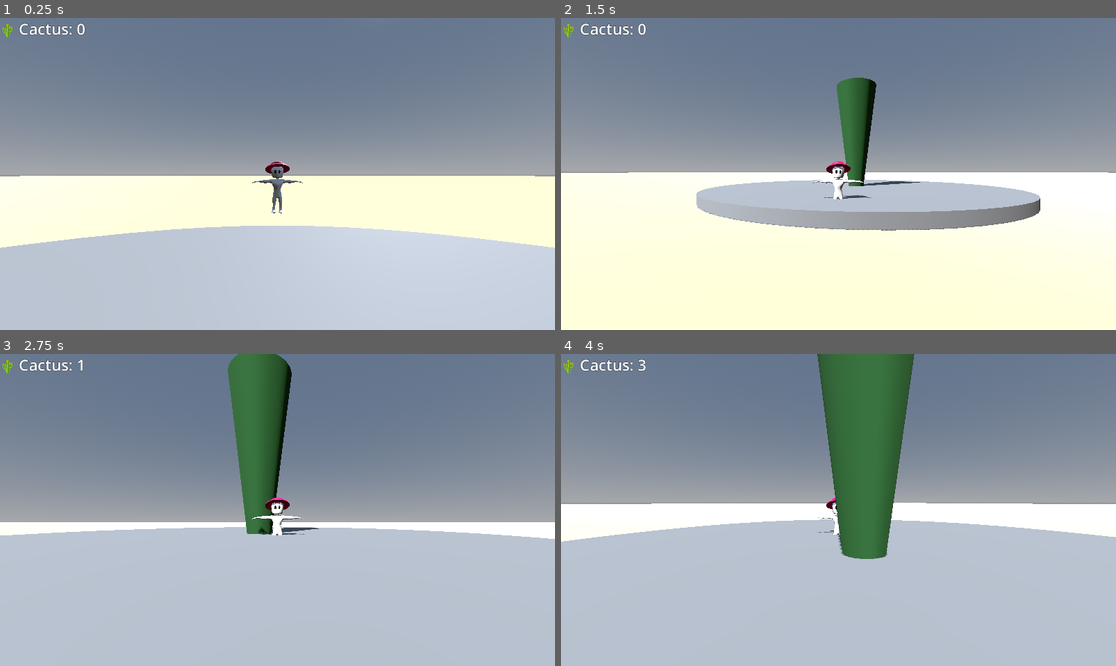
Above: before the commit, frames 1-4 (two rows, left to right).
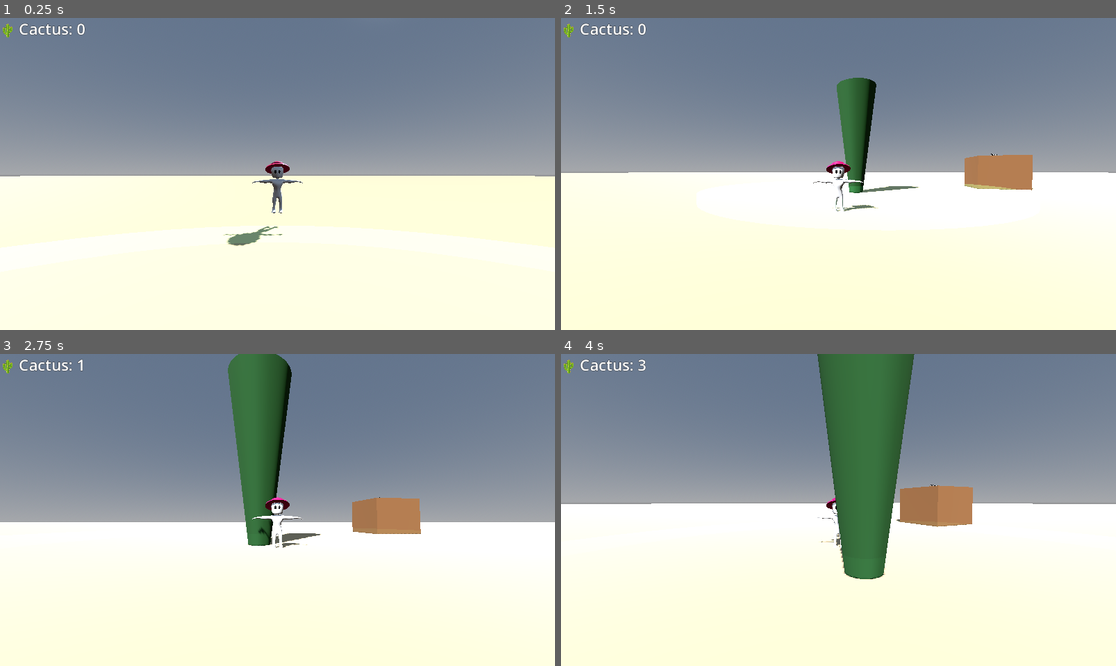
Above: after the commit, the same moments.

Repository: cactuszdre/cactusidle
Game: Godot game, scene res://scenes/main.tscn
Same seed, same stepped clock (60 frames per second), same inputs: the game is played once before the commit and once after it.
Inputs (mouse positions are in pixels of both pictures, inside the frame that each line leads up to):
- Up to frame 1 (0.25 s): no input
- Up to frame 2 (1.5 s): tap Enter at 0.5 s; move the mouse to (866, 174) at 0.52 s; hold W (avancer) from 0.53 s (still down); tap E at 0.6 s; move the mouse to (810, 174) at 1.27 s; tap S (reculer) at 1.35 s
- Up to frame 3 (2.75 s): keep holding W (avancer); tap E at 1.55, 2.1 s; move the mouse to (288, 503) at 2.02 s
- Up to frame 4 (4 s): keep holding W (avancer); move the mouse to (832, 516) at 2.77 s; tap E at 2.85, 3.8 s; move the mouse to (877, 513) at 3.52 s; hold S (reculer) from 3.53 s (still down)

The runs differ from the first frame. In frame 1, 31% of the frame differs, in the area x 0-100%, y 66-100%; in frame 2, 9.3%; in frame 3, 44%; in frame 4, 45%, in the area x 0-100%, y 41-100%.

Commit message:
Ajout du shop

Diff:
--- a/scenes/cactus_giant.tscn
+++ b/scenes/cactus_giant.tscn
@@ -1,6 +1,7 @@
-[gd_scene load_steps=7 format=3 uid="uid://dvr746oenhjrb"]
+[gd_scene load_steps=8 format=3 uid="uid://dvr746oenhjrb"]
 
 [ext_resource type="Script" uid="uid://be2xmlaehwb6i" path="res://scripts/cactus_aura.gd" id="1_k0qvd"]
+[ext_resource type="Shader" path="res://shaders/cactus_aura.gdshader" id="2_c33lm"]
 
 [sub_resource type="StandardMaterial3D" id="StandardMaterial3D_5x8tw"]
 albedo_color = Color(0.1764706, 0.37254903, 0.18039216, 1)
@@ -15,6 +16,16 @@
 radius = 10.0
 
 [sub_resource type="ShaderMaterial" id="ShaderMaterial_5x8tw"]
+shader = ExtResource("2_c33lm")
+shader_parameter/main_color = Color(0.290196, 0.933333, 0.513725, 1)
+shader_parameter/inner_radius = 4.0
+shader_parameter/outer_radius = 10.0
+shader_parameter/height = 0.5
+shader_parameter/softness = 1.3
+shader_parameter/alpha_strength = 0.45
+shader_parameter/emission_strength = 2.5
+shader_parameter/pulse_speed = 1.4
+shader_parameter/pulse_strength = 0.3
 
 [sub_resource type="CylinderMesh" id="CylinderMesh_5x8tw"]
 top_radius = 10.0
--- a/scenes/main.tscn
+++ b/scenes/main.tscn
@@ -1,8 +1,10 @@
-[gd_scene load_steps=10 format=3 uid="uid://cfivm8uwuhy4g"]
+[gd_scene load_steps=15 format=3 uid="uid://cfivm8uwuhy4g"]
 
 [ext_resource type="PackedScene" uid="uid://dvr746oenhjrb" path="res://scenes/cactus_giant.tscn" id="1_0wfyh"]
 [ext_resource type="Script" uid="uid://c6todyf7mjm1x" path="res://scripts/game_manager.gd" id="2_sugp2"]
 [ext_resource type="PackedScene" uid="uid://8edeer2dyx8r" path="res://scenes/Player.tscn" id="3_sugp2"]
+[ext_resource type="Script" path="res://scripts/shop.gd" id="4_0mxmm"]
+[ext_resource type="Script" path="res://scripts/shop_ui.gd" id="5_7p0a5"]
 
 [sub_resource type="ProceduralSkyMaterial" id="ProceduralSkyMaterial_jyhfs"]
 
@@ -22,6 +24,17 @@
 
 [sub_resource type="BoxShape3D" id="BoxShape3D_sugp2"]
 size = Vector3(50, 0, 50)
+
+[sub_resource type="StandardMaterial3D" id="StandardMaterial3D_shop"]
+albedo_color = Color(0.611765, 0.415686, 0.25098, 1)
+
+[sub_resource type="BoxMesh" id="BoxMesh_shop"]
+material = SubResource("StandardMaterial3D_shop")
+size = Vector3(4, 3, 4)
+
+[sub_resource type="CylinderShape3D" id="CylinderShape3D_shop"]
+radius = 4.5
+height = 2.5
 
 [node name="Main" type="Node3D"]
 
@@ -56,5 +69,143 @@
 theme_override_font_sizes/font_size = 32
 text = "🌵 Cactus: 0"
 
+[node name="ShopPrompt" type="Label" parent="HUD"]
+visible = false
+anchor_left = 0.5
+anchor_top = 0.85
+anchor_right = 0.5
+anchor_bottom = 0.85
+offset_left = -200.0
+offset_right = 200.0
+offset_top = -20.0
+offset_bottom = 20.0
+horizontal_alignment = 1
+theme_override_font_sizes/font_size = 24
+text = "Approchez-vous de l'échoppe"
+
+[node name="ShopUI" type="Control" parent="HUD"]
+unique_name_in_owner = true
+visible = false
+anchor_left = 0.5
+anchor_top = 0.5
+anchor_right = 0.5
+anchor_bottom = 0.5
+offset_left = -220.0
+offset_right = 220.0
+offset_top = -180.0
+offset_bottom = 180.0
+script = ExtResource("5_7p0a5")
+
+[node name="Panel" type="Panel" parent="HUD/ShopUI"]
+anchor_right = 1.0
+anchor_bottom = 1.0
+
+[node name="MarginContainer" type="MarginContainer" parent="HUD/ShopUI/Panel"]
+anchor_right = 1.0
+anchor_bottom = 1.0
+theme_override_constants/margin_left = 16
+theme_override_constants/margin_top = 16
+theme_override_constants/margin_right = 16
+theme_override_constants/margin_bottom = 16
+
+[node name="VBox" type="VBoxContainer" parent="HUD/ShopUI/Panel/MarginContainer"]
+anchor_right = 1.0
+anchor_bottom = 1.0
+grow_horizontal = 2
+grow_vertical = 2
+
+[node name="Title" type="Label" parent="HUD/ShopUI/Panel/MarginContainer/VBox"]
+theme_override_font_sizes/font_size = 30
+horizontal_alignment = 1
+text = "Échoppe du désert"
+
+[node name="Subtitle" type="Label" parent="HUD/ShopUI/Panel/MarginContainer/VBox"]
+theme_override_font_sizes/font_size = 18
+horizontal_alignment = 1
+text = "Achetez des terrains fertiles"
+
+[node name="HSeparator" type="HSeparator" parent="HUD/ShopUI/Panel/MarginContainer/VBox"]
+
+[node name="TerrainList" type="VBoxContainer" parent="HUD/ShopUI/Panel/MarginContainer/VBox"]
+unique_name_in_owner = true
+size_flags_vertical = 3
+custom_minimum_size = Vector2(0, 180)
+theme_override_constants/separation = 14
+
+[node name="SmallPlot" type="HBoxContainer" parent="HUD/ShopUI/Panel/MarginContainer/VBox/TerrainList"]
+size_flags_horizontal = 3
+theme_override_constants/separation = 12
+
+[node name="Details" type="VBoxContainer" parent="HUD/ShopUI/Panel/MarginContainer/VBox/TerrainList/SmallPlot"]
+size_flags_horizontal = 3
+
+[node name="Name" type="Label" parent="HUD/ShopUI/Panel/MarginContainer/VBox/TerrainList/SmallPlot/Details"]
+theme_override_font_sizes/font_size = 22
+text = "Parcelle sableuse"
+
+[node name="Description" type="Label" parent="HUD/ShopUI/Panel/MarginContainer/VBox/TerrainList/SmallPlot/Details"]
+theme_override_font_sizes/font_size = 16
+modulate = Color(1, 1, 1, 0.86)
+text = "Une petite zone idéale pour planter vos premiers cactus."
+
+[node name="PriceLabel" type="Label" parent="HUD/ShopUI/Panel/MarginContainer/VBox/TerrainList/SmallPlot"]
+theme_override_font_sizes/font_size = 20
+text = "150 cactus"
+
+[node name="BuyButton" type="Button" parent="HUD/ShopUI/Panel/MarginContainer/VBox/TerrainList/SmallPlot"]
+text = "Acheter"
+
+[node name="LargePlot" type="HBoxContainer" parent="HUD/ShopUI/Panel/MarginContainer/VBox/TerrainList"]
+size_flags_horizontal = 3
+theme_override_constants/separation = 12
+
+[node name="Details" type="VBoxContainer" parent="HUD/ShopUI/Panel/MarginContainer/VBox/TerrainList/LargePlot"]
+size_flags_horizontal = 3
+
+[node name="Name" type="Label" parent="HUD/ShopUI/Panel/MarginContainer/VBox/TerrainList/LargePlot/Details"]
+theme_override_font_sizes/font_size = 22
+text = "Dune luxuriante"
+
+[node name="Description" type="Label" parent="HUD/ShopUI/Panel/MarginContainer/VBox/TerrainList/LargePlot/Details"]
+theme_override_font_sizes/font_size = 16
+modulate = Color(1, 1, 1, 0.86)
+text = "Étendard premium avec irrigation naturelle."
+
+[node name="PriceLabel" type="Label" parent="HUD/ShopUI/Panel/MarginContainer/VBox/TerrainList/LargePlot"]
+theme_override_font_sizes/font_size = 20
+text = "600 cactus"
+
+[node name="BuyButton" type="Button" parent="HUD/ShopUI/Panel/MarginContainer/VBox/TerrainList/LargePlot"]
+text = "Acheter"
+
+[node name="Hint" type="Label" parent="HUD/ShopUI/Panel/MarginContainer/VBox"]
+theme_override_font_sizes/font_size = 16
+horizontal_alignment = 1
+text = "(Fonctionnalité d'achat à venir)"
+
+[node name="CloseButton" type="Button" parent="HUD/ShopUI/Panel/MarginContainer/VBox"]
+unique_name_in_owner = true
+size_flags_horizontal = 4
+text = "Fermer"
+
 [node name="Player" parent="." groups=["Player"] instance=ExtResource("3_sugp2")]
 transform = Transform3D(-1, 0, -8.742278e-08, 0, 1, 0, 8.742278e-08, 0, -1, 0, 1.1925354, 11.981886)
+
+[node name="Shop" type="Area3D" parent="."]
+transform = Transform3D(1, 0, 0, 0, 1, 0, 0, 0, 1, 12, 0, -8)
+script = ExtResource("4_0mxmm")
+shop_ui_path = NodePath("../HUD/ShopUI")
+prompt_label_path = NodePath("../HUD/ShopPrompt")
+
+[node name="CollisionShape3D" type="CollisionShape3D" parent="Shop"]
+transform = Transform3D(1, 0, 0, 0, 1, 0, 0, 0, 1, 0, 1.25, 0)
+shape = SubResource("CylinderShape3D_shop")
+
+[node name="Stall" type="MeshInstance3D" parent="Shop"]
+transform = Transform3D(1, 0, 0, 0, 1, 0, 0, 0, 1, 0, 1.5, 0)
+mesh = SubResource("BoxMesh_shop")
+
+[node name="Sign" type="Label3D" parent="Shop"]
+transform = Transform3D(1, 0, 0, 0, 1, 0, 0, 0, 1, 0, 3.2, 0)
+text = "Échoppe"
+billboard = 1
--- /dev/null
+++ b/scripts/shop.gd
@@ -0,0 +1,44 @@
+extends Area3D
+
+const INTERACT_KEY := KEY_E
+
+@export var shop_ui_path: NodePath
+@export var prompt_label_path: NodePath
+
+var player_in_range: bool = false
+var shop_ui: Node
+var prompt_label: Label
+
+func _ready():
+	body_entered.connect(_on_body_entered)
+	body_exited.connect(_on_body_exited)
+	if shop_ui_path:
+		shop_ui = get_node(shop_ui_path)
+	if prompt_label_path:
+		prompt_label = get_node(prompt_label_path)
+	_show_prompt(false)
+
+func _on_body_entered(body):
+	if body.is_in_group("Player"):
+		player_in_range = true
+		_show_prompt(true)
+
+func _on_body_exited(body):
+	if body.is_in_group("Player"):
+		player_in_range = false
+		_show_prompt(false)
+		if shop_ui and shop_ui.has_method("close_menu"):
+			shop_ui.close_menu()
+
+func _unhandled_input(event):
+	if not player_in_range or shop_ui == null:
+		return
+	if event is InputEventKey and event.keycode == INTERACT_KEY and event.pressed and not event.echo:
+		if shop_ui.has_method("toggle_menu"):
+			shop_ui.toggle_menu()
+
+func _show_prompt(visible_state: bool):
+	if prompt_label:
+		prompt_label.visible = visible_state
+		if visible_state:
+			prompt_label.text = "Appuie sur E pour ouvrir l'échoppe"
--- /dev/null
+++ b/scripts/shop_ui.gd
@@ -0,0 +1,43 @@
+extends Control
+
+var is_open: bool = false
+var previous_mouse_mode: Input.MouseMode = Input.MOUSE_MODE_VISIBLE
+
+@onready var close_button: Button = %CloseButton
+@onready var terrain_list: VBoxContainer = %TerrainList
+
+func _ready():
+	close_button.pressed.connect(close_menu)
+	_wire_buy_buttons()
+	visible = false
+
+func _wire_buy_buttons():
+	for option in terrain_list.get_children():
+		if option.has_node("BuyButton"):
+			var button := option.get_node("BuyButton")
+			if button is Button:
+				button.pressed.connect(_on_buy_pressed.bind(option.name))
+
+func open_menu():
+	if is_open:
+		return
+	is_open = true
+	previous_mouse_mode = Input.mouse_mode
+	visible = true
+	Input.set_mouse_mode(Input.MOUSE_MODE_VISIBLE)
+
+func close_menu():
+	if not is_open:
+		return
+	is_open = false
+	visible = false
+	Input.set_mouse_mode(previous_mouse_mode)
+
+func toggle_menu():
+	if is_open:
+		close_menu()
+	else:
+		open_menu()
+
+func _on_buy_pressed(option_name: String):
+	print("📋 Achat simulé pour:", option_name)
--- /dev/null
+++ b/shaders/cactus_aura.gdshader
@@ -0,0 +1,35 @@
+shader_type spatial;
+render_mode unshaded, cull_disabled, depth_draw_never, blend_add;
+
+uniform vec4 main_color : source_color = vec4(0.4, 0.95, 0.6, 1.0);
+uniform float inner_radius : hint_range(0.0, 20.0, 0.1) = 5.0;
+uniform float outer_radius : hint_range(0.1, 25.0, 0.1) = 10.0;
+uniform float height : hint_range(0.1, 10.0, 0.1) = 0.5;
+uniform float softness : hint_range(0.25, 5.0, 0.05) = 1.5;
+uniform float alpha_strength : hint_range(0.0, 1.0, 0.01) = 0.45;
+uniform float emission_strength : hint_range(0.0, 5.0, 0.05) = 2.2;
+uniform float pulse_speed : hint_range(0.0, 10.0, 0.05) = 1.6;
+uniform float pulse_strength : hint_range(0.0, 1.0, 0.01) = 0.25;
+
+varying vec3 local_pos;
+
+void vertex() {
+    local_pos = VERTEX;
+}
+
+void fragment() {
+    float radial = length(local_pos.xz);
+    float radial_range = max(0.001, outer_radius - inner_radius);
+    float normalized = clamp((radial - inner_radius) / radial_range, 0.0, 1.0);
+    float core = pow(1.0 - normalized, softness);
+
+    float half_height = max(0.001, height * 0.5);
+    float vertical = 1.0 - clamp(abs(local_pos.y) / half_height, 0.0, 1.0);
+
+    float pulse = 0.5 + 0.5 * sin(TIME * pulse_speed);
+    float glow = clamp(core * vertical + pulse * pulse_strength, 0.0, 1.0);
+
+    ALBEDO = main_color.rgb;
+    EMISSION = main_color.rgb * glow * emission_strength;
+    ALPHA = glow * alpha_strength;
+}
Not shown, added: scripts/shop.gd.uid
Not shown, added: scripts/shop_ui.gd.uid
Not shown, added: shaders/cactus_aura.gdshader.uid
